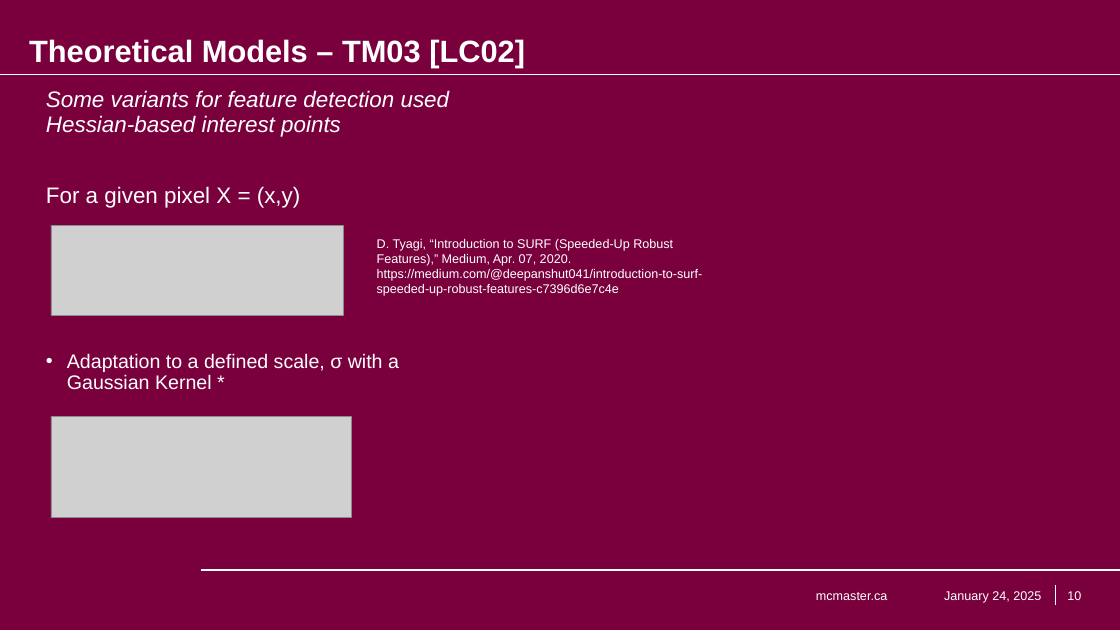
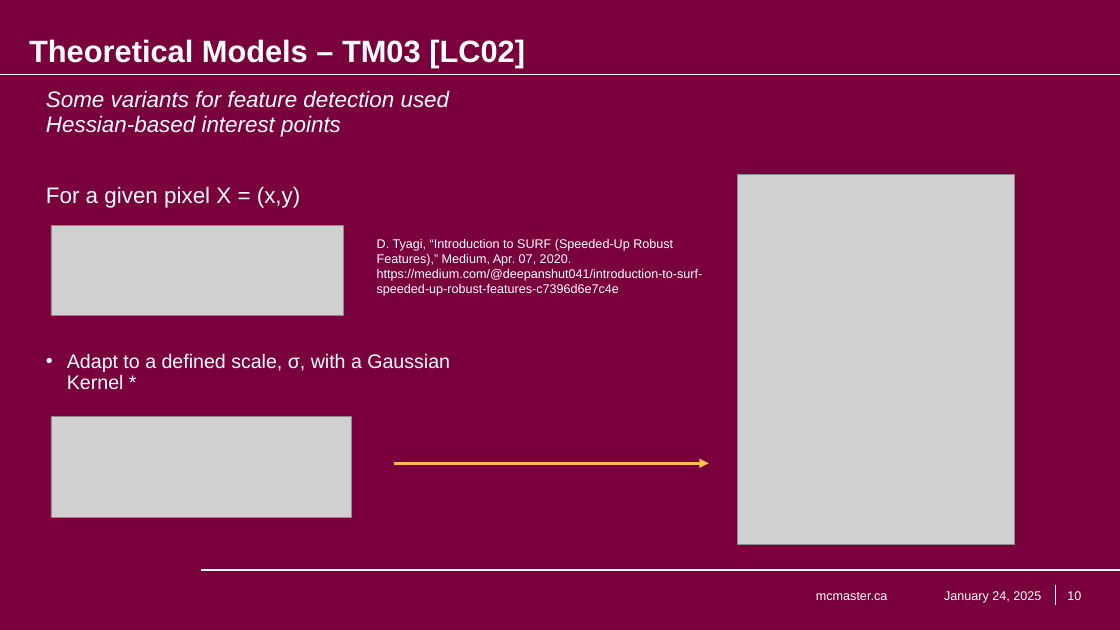
Before and after one commit to KiranSingh15/CAS-741-Image-Correspondences, a slide deck: slide 10 of docs/Presentations/SRS_Presentation/Kiran Singh - SRS Presentation - Image Feature Correspondences.pptx. Drawn at 1120x630 pixels with LibreOffice and Linux fonts; fonts in the diff are those of the drawing; grey boxes stand for pictures; background and template pictures are left out. Boxes give left, top, right and bottom in pixels: in the first picture for what was removed or moved away, otherwise in the second. Text is boxed around its words. In the diff, an @@ line names an element or a change of style, - is before the commit and + after.

```diff
--- a/docs/Presentations/SRS_Presentation/Kiran Singh - SRS Presentation - Image Feature Correspondences.pptx
+++ b/docs/Presentations/SRS_Presentation/Kiran Singh - SRS Presentation - Image Feature Correspondences.pptx
@@ picture added at bbox=[737, 174, 1014, 544] @@
@@ text at bbox=[67, 353, 450, 390]: text changed @@
-• Adaptation to a defined scale, σ with a Gaussian Kernel *
+• Adapt to a defined scale, σ, with a Gaussian Kernel *
@@ arrow added from (394, 463) to (709, 463), #FDBF57 4.5 pt @@
```
Also in this commit, not shown: 6 other slides changed.
